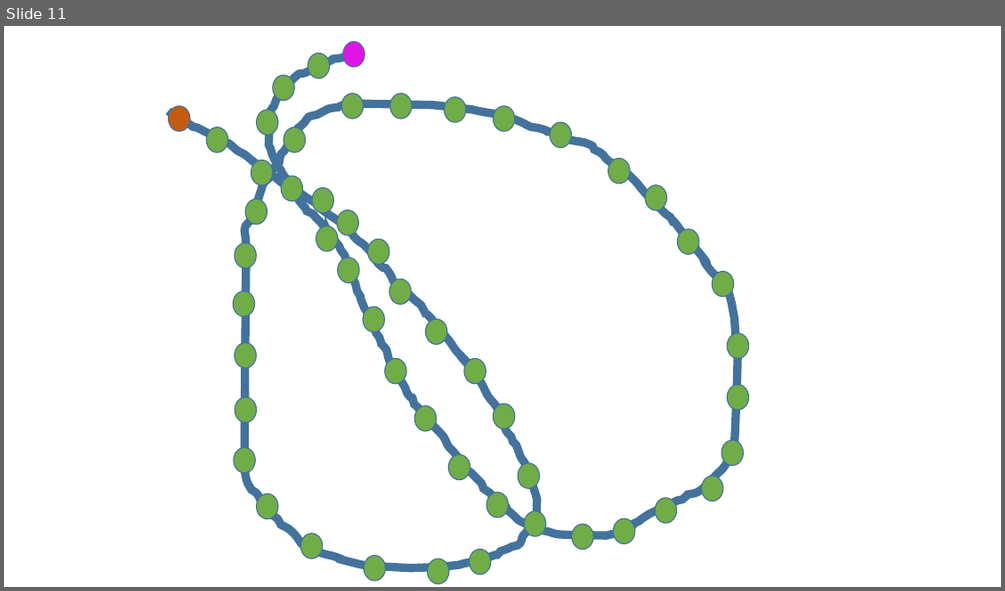
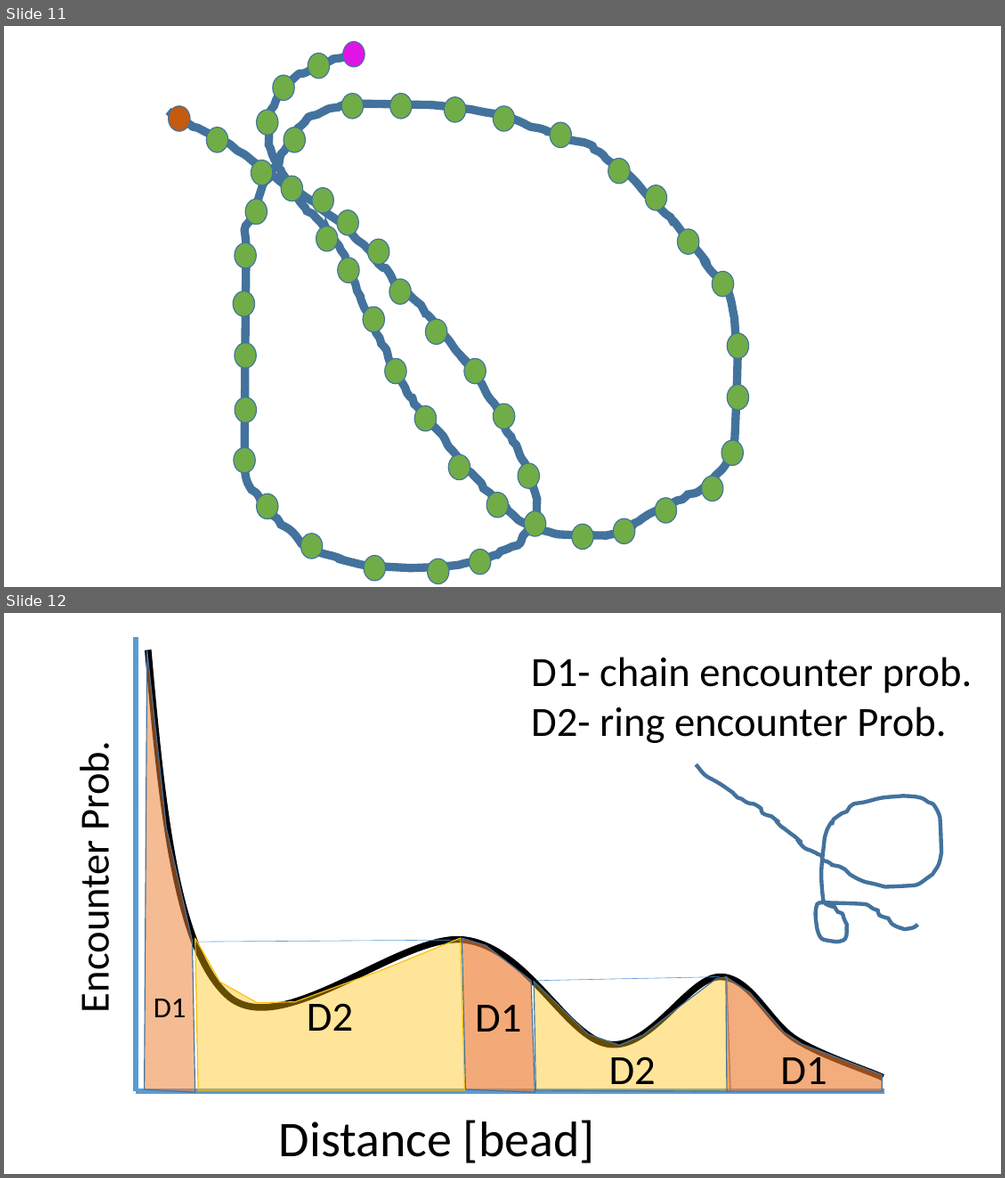
Before and after one commit to zhaENS/Project, a slide deck: Documents/(article) Random Loop Model to Explain the TAD in CC Experiments/polymerModelWithOneAndTwoFixedLoopsAndInternalConnections.pptx. Shown one above the other, each under a label of ours: slide 11 before the commit, slides 11 and 12 after it. The pictures are 1005x591 and 1005x1178 pixels, drawn with LibreOffice and Linux fonts; fonts in the diff are those of the drawing. Boxes give left, top, right and bottom in pixels: in the first picture for what was removed or moved away, otherwise in the second. Text is boxed around its words. In the diff, an @@ line names an element or a change of style, - is before the commit and + after.

Commit message:
added models to the ppt

```diff
--- a/Documents/(article) Random Loop Model to Explain the TAD in CC Experiments/polymerModelWithOneAndTwoFixedLoopsAndInternalConnections.pptx
+++ b/Documents/(article) Random Loop Model to Explain the TAD in CC Experiments/polymerModelWithOneAndTwoFixedLoopsAndInternalConnections.pptx
@@ slide 12 added at (4, 613, 1001, 1174), background #FFFFFF @@
@@ group added at (137, 637, 941, 1093): 7 freeform shapes, 4 lines @@
+D2
+D1
+D2
+D1
+D1
@@ text added at (531, 657, 972, 743), 40 pt, text #000000 @@
+D1- chain encounter prob.
+D2- ring encounter Prob.
@@ text added at (69, 753, 120, 1007), 40 pt, text #000000 @@
+Encounter Prob.
@@ text added at (279, 1119, 595, 1163), 48 pt, text #000000 @@
+Distance [bead]
```
